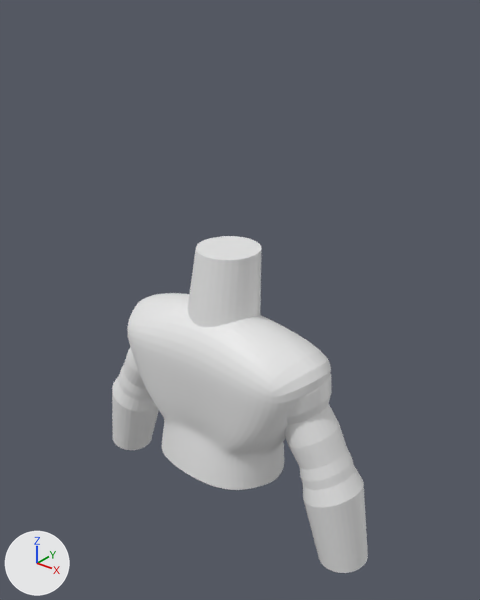
Renders of the Blender file PersonajeDefault.blend from each side of a commit.
Rendered twice from a 50 mm camera at (1.98, -2.37, 4.46) aimed at (0.04, 0.05, 2.95). Arrows for +X, +Y and +Z are at lower left; the lights stay in place.

Objects in the first picture: 'Cilindro', 'Cilindro.001', 'Cubo'.
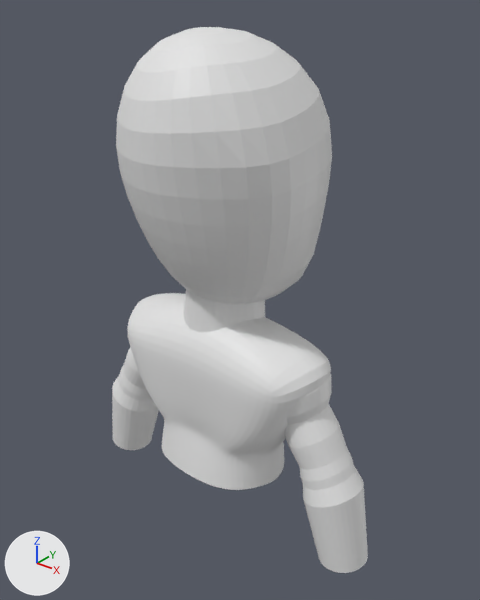
Commit message: Avances en el modelaje del personaje

Location of each change, [x1, y1, x2, y2] in pixels of the pictures (480 x 600 px):
'Esfera', added
    after: [116, 27, 332, 304]
'Cilindro', reshaped
    before: [187, 236, 262, 328]
    after: [184, 289, 265, 333]

Diff of the bpy script that builds the scene:
```diff
--- a/PersonajeDefault.blend.py
+++ b/PersonajeDefault.blend.py
@@ me_cilindro @@
 # used by ob_cilindro; location = (-0.036, 0.007, 3.025); scale = (0.197, 0.197, 0.197)
-me_cilindro.from_pydata(...)  # 64 vertices, 34 faces; spans x -1.0..1.0, y -1.0..1.11, z -1.0..1.0
+me_cilindro.from_pydata(...)  # 64 vertices, 34 faces; spans x -1.04..1.12, y -1.07..1.21, z -1.17..1.02
+# me_cilindro part 1: 64 of 64 vertices moved; they spanned x -1.0..1.0, y -1.0..1.11, z -1.0..1.0 and now span x -1.04..1.12, y -1.07..1.21, z -1.17..1.02; mean shift (0.03, -0.07, -0.02); largest move (-0.17, -0.57, 1.0) -> (-0.11, -0.89, 1.02)
@@ me_esfera @@
+me_esfera.from_pydata(...)  # 482 vertices, 512 faces; spans x -1.05..0.99, y -1.08..0.89, z -1.03..1.56
@@ ob_esfera @@
+ob_esfera = bpy.data.objects.new('Esfera', me_esfera)
+ob_esfera.location = (-0.007, 0.05, 3.475)
+ob_esfera.scale = (0.497, 0.497, 0.503)
```
